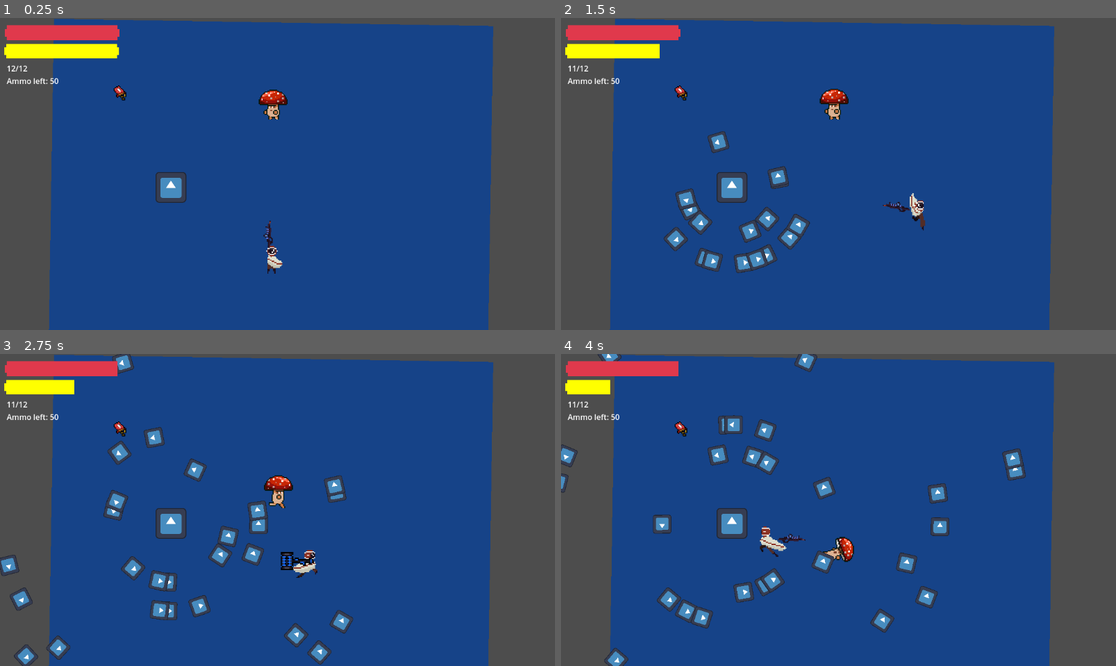
Above: before the commit, frames 1-4 (two rows, left to right).
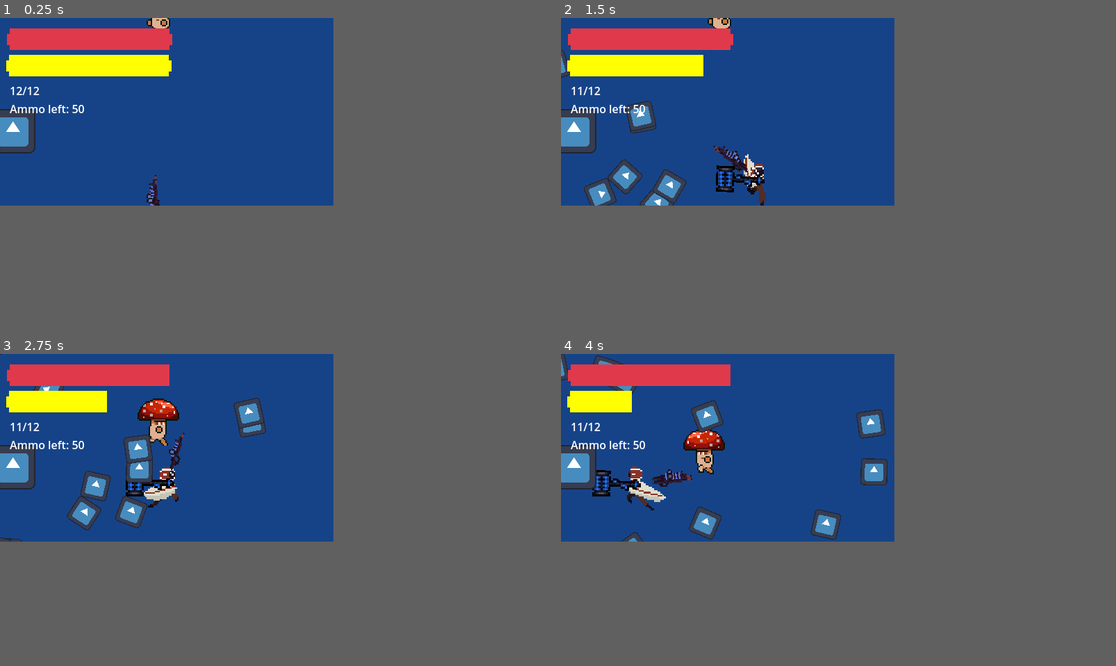
Above: after the commit, the same moments.

Repository: MettallicOnyx/Boss-Rush-Jam-Project
Game: Godot game, scene res://scenes/boss_rush_jam.tscn
The game is run twice, just before and just after one commit, with the same random seed, the same clock (stepped at 60 frames per second) and the same inputs. The engine's default icon, where the game draws it, is replaced by a stand-in: a white triangle on a blue panel in a dark square.
Inputs (mouse positions are in pixels of both pictures, inside the frame that each line leads up to):
- Up to frame 1 (0.25 s): no input
- Up to frame 2 (1.5 s): tap Enter (ui_accept) at 0.5, 0.77 s; move the mouse to (960, 158) at 0.52 s; hold D (right) 0.53-1.28 s; tap Shift (dash) at 0.6 s; click (960, 158) at 0.67 s; tap F (swap_weapon) at 0.8, 1.35 s; move the mouse to (727, 189) at 1.27 s; hold S (down) from 1.28 s (still down)
- Up to frame 3 (2.75 s): tap Enter (ui_accept) at 1.52 s; tap Shift (dash) at 1.55 s; move the mouse to (333, 441) at 2.02 s; release S (down) at 2.03 s; hold D (right) from 2.03 s (still down); tap E (ability) at 2.1 s; tap F (swap_weapon) at 2.3 s
- Up to frame 4 (4 s): move the mouse to (810, 572) at 2.77 s; release D (right) at 2.78 s; hold W (up) 2.78-3.53 s; tap Shift (dash) at 2.85 s; click (810, 572) at 2.92 s; tap Enter (ui_accept) at 3.02, 3.77 s; move the mouse to (1005, 556) at 3.52 s; hold A (left) from 3.53 s (still down); click (1005, 556) at 3.6 s; tap F (swap_weapon) at 3.8 s
In our replay, the window is 799x449 before the commit and 480x270 after it. These sizes can differ from the game's own. Grey fills any space a smaller window leaves; there, only what the larger window draws over its background counts as a difference.

The runs differ from the first frame. In frame 1, 25% of the frame differs, in the area x 0-100%, y 0-100%; in frame 2, 29%; in frame 3, 32%; in frame 4, 31%.

Commit message:
base level added, pixel art settings

Diff:
--- a/project.godot
+++ b/project.godot
@@ -18,6 +18,12 @@
 [autoload]
 
 PhantomCameraManager="*res://addons/phantom_camera/scripts/managers/phantom_camera_manager.gd"
+
+[display]
+
+window/size/viewport_width=480
+window/size/viewport_height=270
+window/stretch/mode="canvas_items"
 
 [editor_plugins]
 
--- a/scenes/boss_rush_jam.tscn
+++ b/scenes/boss_rush_jam.tscn
@@ -10,7 +10,7 @@
 [ext_resource type="Script" path="res://scripts/UI/main_camera.gd" id="4_xtxtq"]
 [ext_resource type="PackedScene" uid="uid://bjjn8eh74vu41" path="res://scenes/enemies/test_dummy.tscn" id="5_b4dyp"]
 [ext_resource type="PackedScene" uid="uid://pd2x0370tjpy" path="res://scenes/weapons/melee.tscn" id="5_w01p5"]
-[ext_resource type="Script" path="res://scripts/player/spin_detector.gd" id="8_0aq50"]
+[ext_resource type="PackedScene" uid="uid://cpo88w23h0qc5" path="res://scenes/player/spin_detector.tscn" id="7_h5n6e"]
 [ext_resource type="PackedScene" uid="uid://b30ogcnmvfv77" path="res://scenes/items/ammo_pickup.tscn" id="9_imqat"]
 [ext_resource type="Script" path="res://scripts/components/projectile_spawner.gd" id="9_tqdtp"]
 [ext_resource type="Script" path="res://scenes/components/projectile_spawner_random.gd" id="11_pbwjy"]
@@ -99,20 +99,18 @@
 tile_map_data = PackedByteArray("AAALABQAAQABAAMAAAALABMAAQABAAMAAAALABIAAQABAAMAAAALABEAAQABAAMAAAALABAAAQABAAMAAAALAA …(86560 unchanged characters)…
 tile_set = SubResource("TileSet_yhawu")
 
-[node name="Player" parent="." node_paths=PackedStringArray("weapon_list") instance=ExtResource("1_o0p3x")]
+[node name="Player" parent="." instance=ExtResource("1_o0p3x")]
 unique_name_in_owner = true
 position = Vector2(562, 496)
 scale = Vector2(2.42678, 2.40823)
-weapon_list = [NodePath("Gun"), NodePath("Melee")]
 
-[node name="SpinDetector" type="Node2D" parent="Player"]
-script = ExtResource("8_0aq50")
+[node name="SpinDetector" parent="Player" instance=ExtResource("7_h5n6e")]
 
-[node name="Gun" parent="Player" instance=ExtResource("2_6aj4j")]
+[node name="Gun2" parent="Player" instance=ExtResource("2_6aj4j")]
 position = Vector2(0.511621, 2.57774)
 rotation = -4.46638e-06
 
-[node name="Melee" parent="Player" instance=ExtResource("5_w01p5")]
+[node name="Melee2" parent="Player" instance=ExtResource("5_w01p5")]
 
 [node name="Main Camera" type="Camera2D" parent="."]
 position = Vector2(576, 324)
@@ -167,7 +165,7 @@
 [node name="Mantis" parent="." instance=ExtResource("17_vvk1y")]
 position = Vector2(567, 147)
 
-[connection signal="shot_fired" from="Player/Gun" to="Main Camera" method="_on_gun_shot_fired"]
+[connection signal="shot_fired" from="Player/Gun2" to="Main Camera" method="_on_gun_shot_fired"]
 [connection signal="timeout" from="Test Enemy/ProjectileSpawner/ShootTimer" to="Test Enemy/ProjectileSpawner" method="_on_shoot_timer_timeout"]
 [connection signal="timeout" from="Test Enemy/ProjectileSpawner/SequenceTimer" to="Test Enemy/ProjectileSpawner" method="_on_sequence_timer_timeout"]
 [connection signal="timeout" from="Test Enemy/ProjectileSpawner2/ShootTimer" to="Test Enemy/ProjectileSpawner2" method="_on_shoot_timer_timeout"]
--- /dev/null
+++ b/scenes/levels/base_level.tscn
@@ -0,0 +1,10 @@
+[gd_scene load_steps=2 format=3 uid="uid://bknxn7mi8k2mp"]
+
+[ext_resource type="PackedScene" uid="uid://dmneubwiq5xqt" path="res://scenes/player/player.tscn" id="1_x0b7v"]
+
+[node name="Node2D" type="Node2D"]
+
+[node name="Camera2D" type="Camera2D" parent="."]
+
+[node name="Player" parent="." instance=ExtResource("1_x0b7v")]
+position = Vector2(-59, 44)
--- a/scenes/player/player.tscn
+++ b/scenes/player/player.tscn
@@ -1,9 +1,12 @@
-[gd_scene load_steps=46 format=3 uid="uid://dmneubwiq5xqt"]
+[gd_scene load_steps=49 format=3 uid="uid://dmneubwiq5xqt"]
 
 [ext_resource type="Script" path="res://scripts/player/player.gd" id="1_lloie"]
 [ext_resource type="Texture2D" uid="uid://bl8fnim0qibh2" path="res://assets/Player/player_spritesheet.png" id="3_albyp"]
 [ext_resource type="Script" path="res://scripts/components/hitbox_component.gd" id="3_m87rb"]
 [ext_resource type="Script" path="res://scripts/components/health_component.gd" id="4_q8as4"]
+[ext_resource type="PackedScene" uid="uid://bgqvneeqe3raq" path="res://scenes/weapons/gun.tscn" id="5_h1j6a"]
+[ext_resource type="PackedScene" uid="uid://pd2x0370tjpy" path="res://scenes/weapons/melee.tscn" id="6_824oh"]
+[ext_resource type="PackedScene" uid="uid://cpo88w23h0qc5" path="res://scenes/player/spin_detector.tscn" id="7_1ljt3"]
 
 [sub_resource type="AtlasTexture" id="AtlasTexture_q67a0"]
 atlas = ExtResource("3_albyp")
@@ -310,12 +313,13 @@
 [sub_resource type="CircleShape2D" id="CircleShape2D_32div"]
 radius = 9.72051
 
-[node name="Player" type="CharacterBody2D" node_paths=PackedStringArray("animation_player", "health_component")]
-scale = Vector2(3.90926, 3.87938)
+[node name="Player" type="CharacterBody2D" node_paths=PackedStringArray("animation_player", "health_component", "weapon_list")]
+scale = Vector2(1, 0.992)
 collision_layer = 2
 script = ExtResource("1_lloie")
 animation_player = NodePath("AnimatedSprite2D")
 health_component = NodePath("HealthComponent")
+weapon_list = [NodePath("Gun"), NodePath("Melee")]
 
 [node name="AnimatedSprite2D" type="AnimatedSprite2D" parent="."]
 sprite_frames = SubResource("SpriteFrames_7x6wh")
@@ -337,3 +341,9 @@
 [node name="HealthComponent" type="Node2D" parent="."]
 script = ExtResource("4_q8as4")
 MAX_HEALTH = 100
+
+[node name="Gun" parent="." instance=ExtResource("5_h1j6a")]
+
+[node name="Melee" parent="." instance=ExtResource("6_824oh")]
+
+[node name="SpinDetector" parent="." instance=ExtResource("7_1ljt3")]
--- /dev/null
+++ b/scenes/player/spin_detector.tscn
@@ -0,0 +1,6 @@
+[gd_scene load_steps=2 format=3 uid="uid://cpo88w23h0qc5"]
+
+[ext_resource type="Script" path="res://scripts/player/spin_detector.gd" id="1_cf1qe"]
+
+[node name="SpinDetector" type="Node2D"]
+script = ExtResource("1_cf1qe")
--- a/scripts/player/player.gd
+++ b/scripts/player/player.gd
@@ -2,13 +2,13 @@
 
 class_name Player
 
-@export var speed = 200
+@export var speed = 100
 @export var accel = 10
 @export var animation_player : AnimatedSprite2D
 @export var health_component: HealthComponent
 @export var weapon_list : Array[Node2D]
-@export var dash_distance: float = 200.0  # Maximum distance for the dash
-@export var dash_speed: float = 500.0  # Speed of the dash
+@export var dash_distance: float = 100.0  # Maximum distance for the dash
+@export var dash_speed: float = 200.0  # Speed of the dash
 @export var dash_stamina_cost: int = 20
 
 var is_dashing: bool = false
@@ -93,6 +93,7 @@
 	for weapon in weapon_list:
 		weapon.process_mode = Node.PROCESS_MODE_DISABLED
 		weapon.visible = false
+		print(weapon)
 
 	weapon_list[weapon_index].process_mode = Node.PROCESS_MODE_INHERIT
 	weapon_list[weapon_index].visible = true;
Binary file added: assets/Player/player_powerup_placeholder.png
Not shown, added: assets/Player/player_powerup_placeholder.png.import
